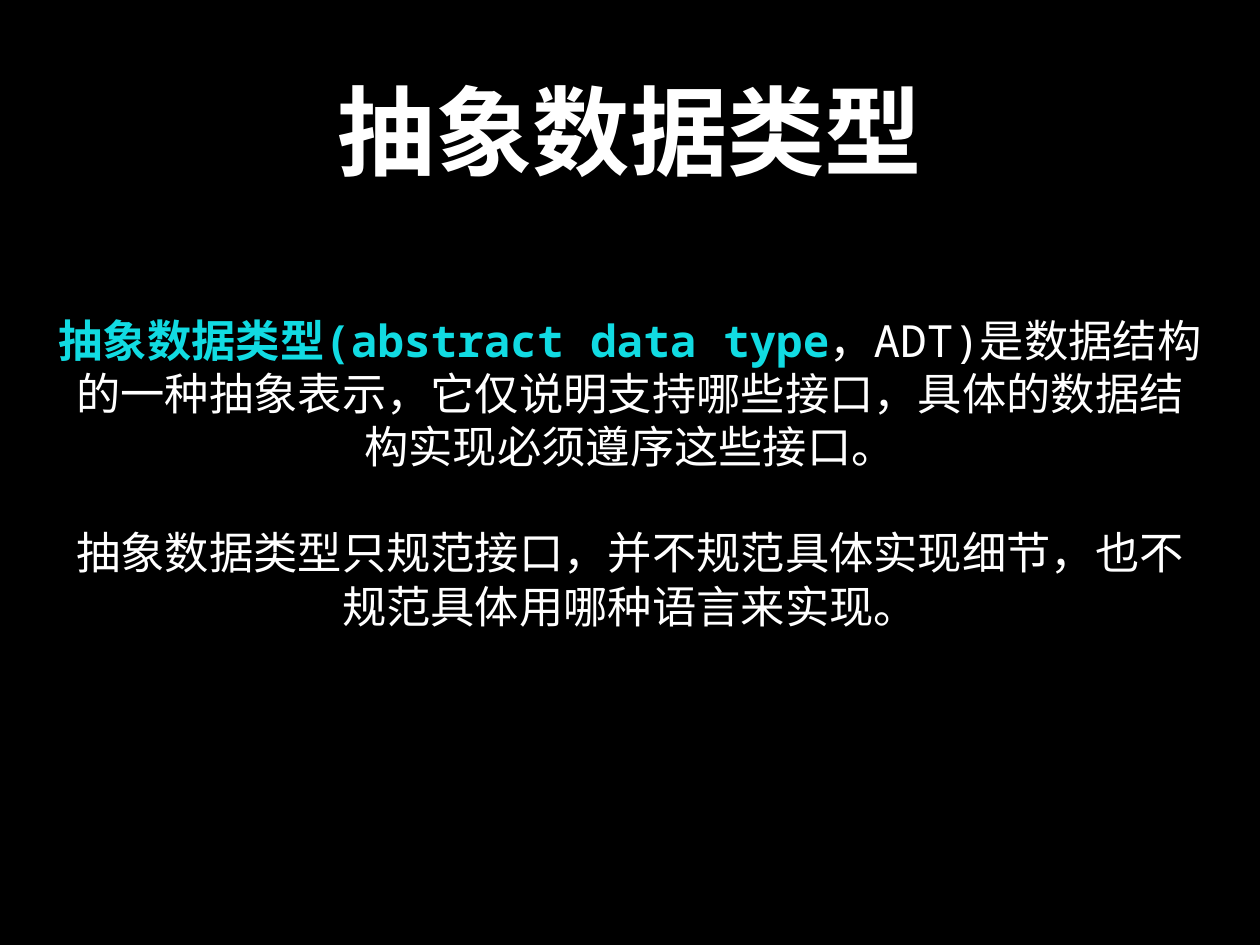
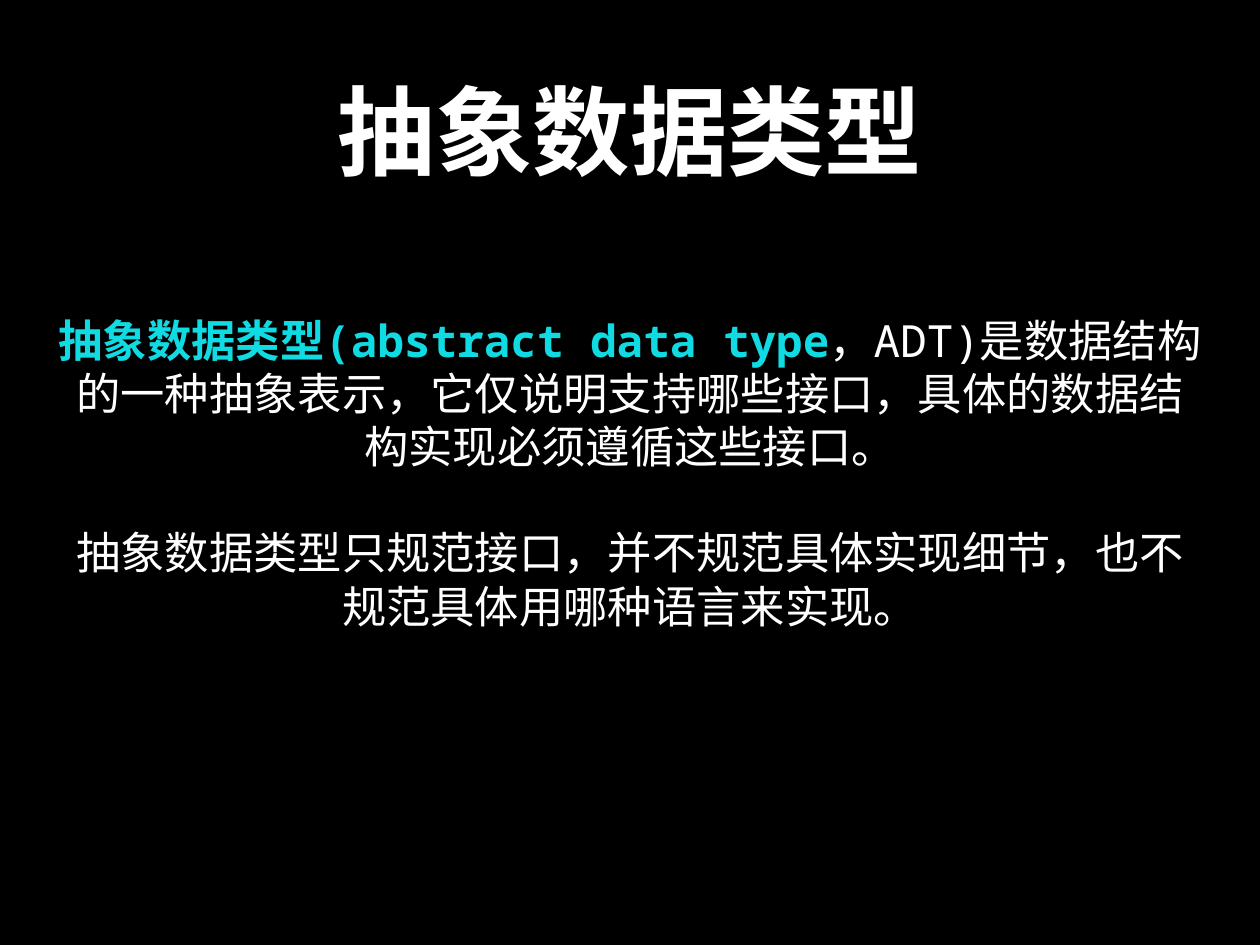
Before and after one commit to spring2go/Algorithms, a slide deck: slide 5 of slides/datastructures/ds_intro_slides.pptx. Drawn at 1260x945 pixels with LibreOffice and Linux fonts; fonts in the diff are those of the drawing. Boxes give left, top, right and bottom in pixels: in the first picture for what was removed or moved away, otherwise in the second. Text is boxed around its words. In the diff, an @@ line names an element or a change of style, - is before the commit and + after.

```diff
--- a/slides/datastructures/ds_intro_slides.pptx
+++ b/slides/datastructures/ds_intro_slides.pptx
@@ text at (x1=59, y1=319, x2=1201, y2=467): text changed @@
-抽象数据类型(abstract data type，ADT)是数据结构的一种抽象表示，它仅说明支持哪些接口，具体的数据结构实现必须遵序这些接口。
+抽象数据类型(abstract data type，ADT)是数据结构的一种抽象表示，它仅说明支持哪些接口，具体的数据结构实现必须遵循这些接口。
```
Also in this commit, not shown: 9 other slides changed, 1 other file.
